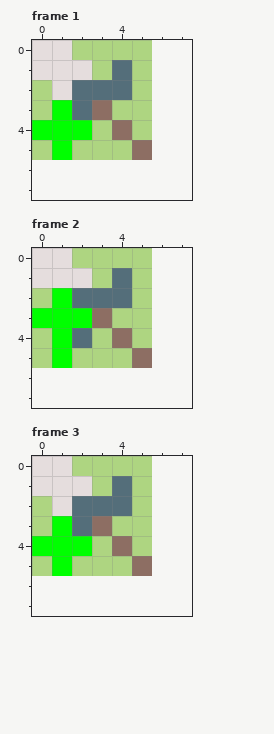
Pixel-art file, stored at The Fallen Guardian/Assets/Art/UI/Status Effects/Buffs/Buff_Might.aseprite. The picture above was drawn from the file before the commit.
6x6 pixels, 3 frames. Shown: frame 1, frame 2, frame 3. The old version is drawn lined up with the new one, on the new canvas.
And afterwards:
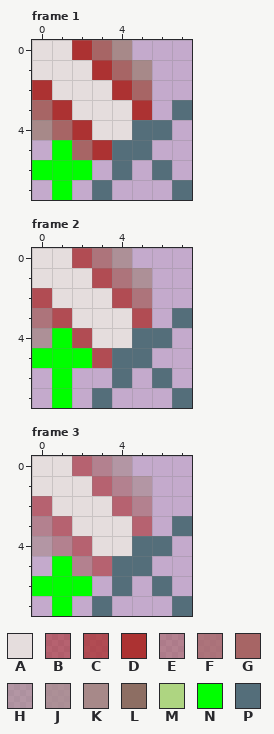
Palette (. is transparent): A #e5dddd  B #ac323298  C #ac3232c8  D #ac3232  E #a7656598  F #a76565c8  G #a76565  H #a7898998  J #a78989c8  K #a78989  L #8d6e63  M #aed581  N #00ff00  P #546e7a
From the commit log: Debuff Art Updated to match buffs
Change:
canvas 6x6 -> 8x8
Changed rows in their new state; - is an unchanged pixel.
Frame 1:
first column x 0:
0 --DGK.--
1 ---DGK--
2 D-AADG--
3 GDAAAD-P
4 KGDAAPP-
5 .-GDPP--
6 NNN-P-P-
7 -N-P---P
Frame 2:
first column x 0:
0 --CFJ.--
1 ---CFJ--
2 CAAACF--
3 FCAAAC-P
4 J-CAAPP-
5 N-NCPP--
6 -N--P-P-
7 -N-P---P
Frame 3:
first column x 0:
0 --BEH.--
1 ---BEH--
2 B-AABE--
3 EBAAAB-P
4 HEBAAPP-
5 .-EBPP--
6 NNN-P-P-
7 -N-P---P
